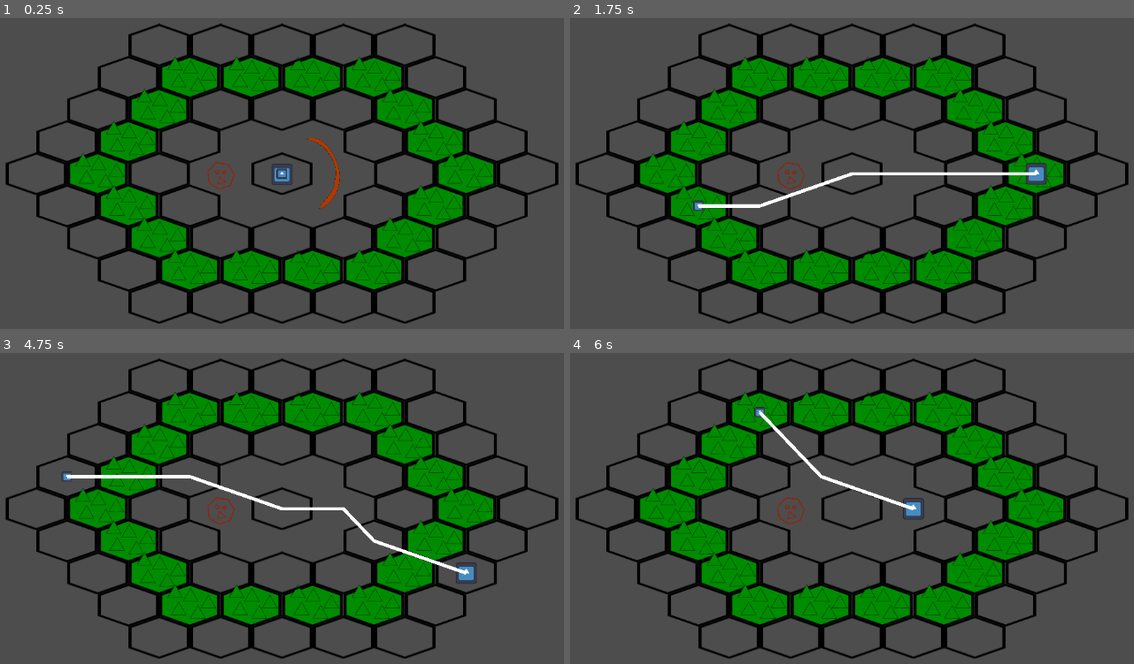
Above: before the commit, frames 1-4 (two rows, left to right).
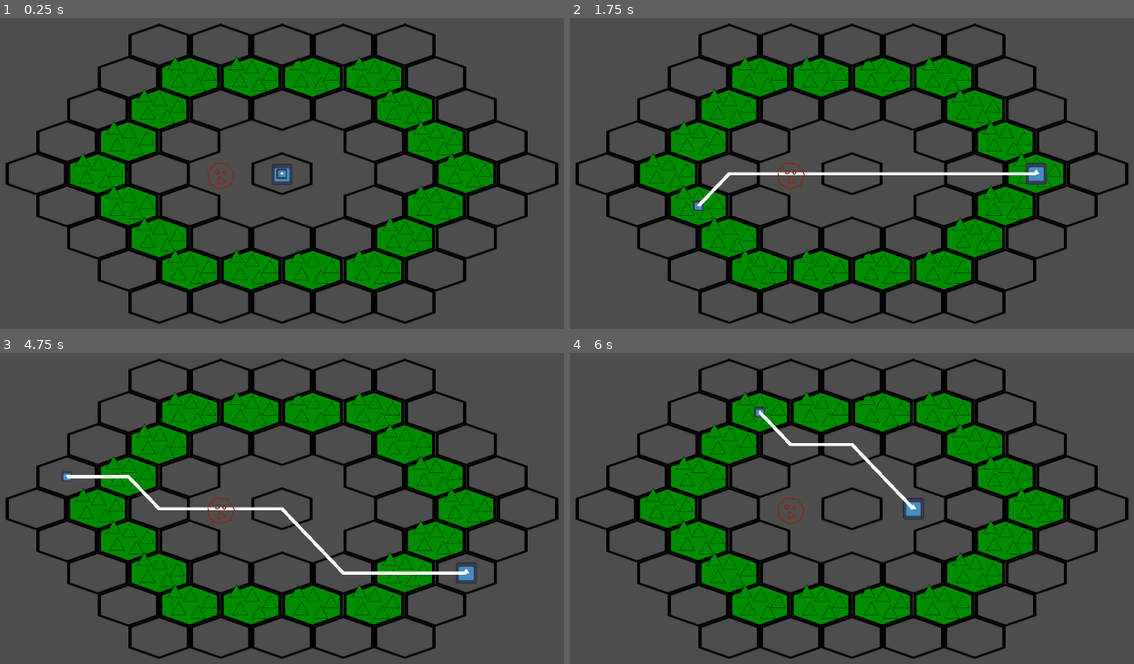
Above: after the commit, the same moments.

Repository: kestrel84/turn-based-thing
Game: Godot game, scene res://initial-scene.tscn
The game is run twice, just before and just after one commit, with the same random seed, the same clock (stepped at 60 frames per second) and the same inputs. The engine's default icon, where the game draws it, is replaced by a stand-in: a white triangle on a blue panel in a dark square.
Inputs (mouse positions are in pixels of both pictures, inside the frame that each line leads up to):
- Up to frame 1 (0.25 s): no input
- Up to frame 2 (1.75 s): tap Enter at 0.5 s; move the mouse to (1009, 164) at 0.52 s; click (1009, 164) at 0.6 s; tap Space at 1.25 s; move the mouse to (711, 204) at 1.27 s; tap Q (attack one) at 1.35 s; click (711, 204) at 1.55 s
- Up to frame 3 (4.75 s): tap Enter at 2, 3.5 s; move the mouse to (355, 430) at 2.02 s; click (355, 430) at 2.1 s; tap Space at 2.75, 4.25 s; move the mouse to (248, 598) at 2.77 s; right-click (248, 598) at 2.85 s; click (248, 598) at 3.05 s; move the mouse to (496, 580) at 3.52 s; click (496, 580) at 3.6 s; move the mouse to (67, 458) at 4.27 s; tap Q (attack one) at 4.35 s; click (67, 458) at 4.55 s
- Up to frame 4 (6 s): move the mouse to (885, 520) at 5.02 s; click (885, 520) at 5.1 s; move the mouse to (744, 421) at 5.77 s; right-click (744, 421) at 5.85 s

The runs differ from the first frame. In frame 1, 0.2% of the frame differs, in the area x 54-61%, y 38-62%; in frame 2, 0.7%; in frame 3, 1.5%, in the area x 22-83%, y 39-72%; in frame 4, 0.6%.

Commit message:
proper hexagon pathfinding

Diff:
--- a/path.gd
+++ b/path.gd
@@ -4,22 +4,77 @@
 @onready var player: Sprite2D = $"../../../player"
 @onready var cursor: Sprite2D = $".."
 
-var astar_grid: AStarGrid2D = AStarGrid2D.new()
+var astar_hex_grid: AStar2D = AStar2D.new()
+var astar_dict: Dictionary[int, Vector2i] = {}
 
 # Called when the node enters the scene tree for the first time.
 func _ready() -> void:
-	astar_grid.region = Rect2i(-32, -32, 64, 64)
-	astar_grid.cell_size = Vector2(1, 1)
-	astar_grid.update()
-	pass # Replace with function body.
+	#region set up the astar2d with the hexagon grid
+	var id_counter: int = 0
+
+	# add all the points in consideration (at the moment, just those between -10 and 10) to a dict, giving each one a unique id.
+	# this is also a future reference for converting tilemap coordinates into astar2d ids.
+	for x in range(-10, 10):
+		for y in range(-10, 10):
+			astar_dict[id_counter] = Vector2i(x, y)
+			id_counter += 1
+
+	# the heavy lifting. for each coordinate in the previously assigned dictionary, add it to the astar2d, then connect it to its neighbours, where they are present.
+	for id in astar_dict:
+		var current_point = astar_dict[id]
+		# add the curent point to the astar2d with its id
+		astar_hex_grid.add_point(id, current_point)
+
+		# all hex tiles are always neighbours with what would be their normal orthogonal neighbours
+		var next_point_id = astar_dict.find_key(Vector2i(current_point.x + 1, current_point.y))
+		if next_point_id:
+			astar_hex_grid.connect_points(id, next_point_id)
+
+		next_point_id = astar_dict.find_key(Vector2i(current_point.x - 1, current_point.y))
+		if next_point_id:
+			astar_hex_grid.connect_points(id, next_point_id)
+
+		next_point_id = astar_dict.find_key(Vector2i(current_point.x, current_point.y + 1))
+		if next_point_id:
+			astar_hex_grid.connect_points(id, next_point_id)
+
+		next_point_id = astar_dict.find_key(Vector2i(current_point.x, current_point.y -1))
+		if next_point_id:
+			astar_hex_grid.connect_points(id, next_point_id)
+
+		if current_point.y % 2 == 0:
+			# if the Y is even, then they are also neigbours with the above and below hexagons one x-coordinate left
+			next_point_id = astar_dict.find_key(Vector2i(current_point.x - 1, current_point.y + 1))
+			if next_point_id:
+				astar_hex_grid.connect_points(id, next_point_id)
+
+			next_point_id = astar_dict.find_key(Vector2i(current_point.x - 1, current_point.y - 1))
+			if next_point_id:
+				astar_hex_grid.connect_points(id, next_point_id)
+		else:
+			# and if odd, then with the above and below hexagons one x-coordiante right.
+			next_point_id = astar_dict.find_key(Vector2i(current_point.x + 1, current_point.y + 1))
+			if next_point_id:
+				astar_hex_grid.connect_points(id, next_point_id)
+
+			next_point_id = astar_dict.find_key(Vector2i(current_point.x + 1, current_point.y - 1))
+			if next_point_id:
+				astar_hex_grid.connect_points(id, next_point_id)
+	#endregion
 
 
 # Called every frame. 'delta' is the elapsed time since the previous frame.
 func _process(delta: float) -> void:
+	# temp for debug
+	if Input.is_action_just_pressed("click"):
+		var mousepos = get_global_mouse_position()
+		#print(map.local_to_map(Vector2(mousepos.x, mousepos.y)))
+
+
 	var player_map_coords = Vector2i(map.local_to_map(player.global_position))
 	var cursor_map_coords = Vector2i(map.local_to_map(cursor.global_position))
 
-	var path_map_coords = astar_grid.get_point_path(player_map_coords, cursor_map_coords)
+	var path_map_coords = astar_hex_grid.get_point_path(astar_dict.find_key(player_map_coords), astar_dict.find_key(cursor_map_coords))
 
 	var path_global_coords = Array(path_map_coords).map(map.map_to_local).map(to_local)
 
--- a/player.gd
+++ b/player.gd
@@ -8,7 +8,7 @@
 
 # Called when the node enters the scene tree for the first time.
 func _ready() -> void:
-	pass # Replace with function body.
+	attack_hitbox.visible = false
 
 
 # Called every frame. 'delta' is the elapsed time since the previous frame.
